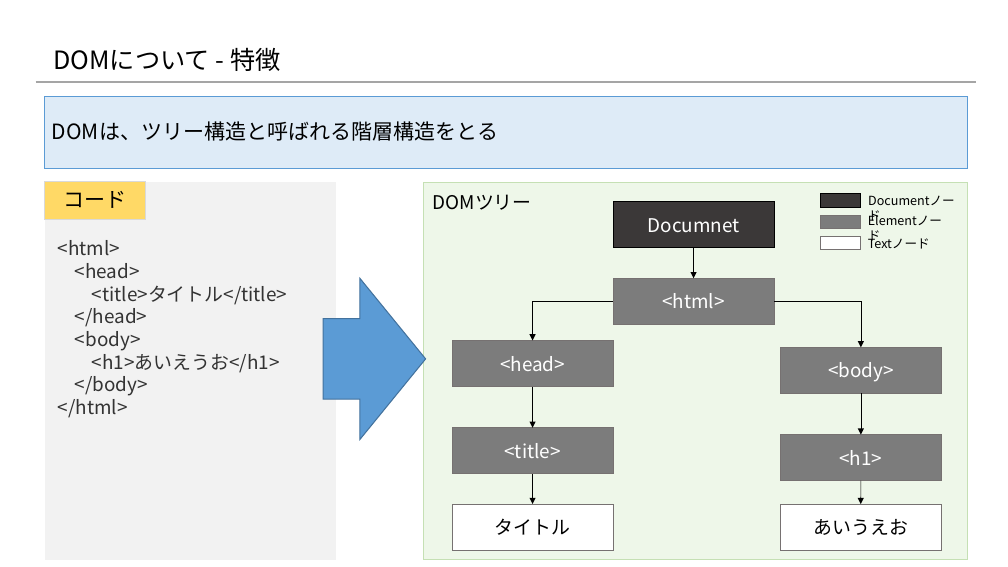
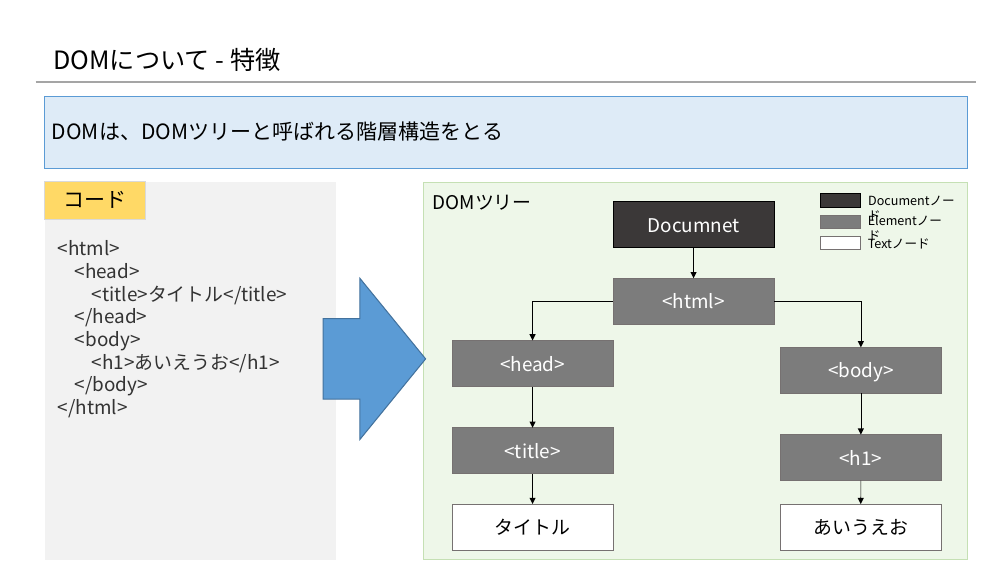
Before and after one commit to konnpeitoon/diary, a slide deck: slide 4 of doc/01_勉強会/01_勉強会資料/20180719_勉強会/02.資料/03_Reactの基礎知識 .pptx. Drawn at 1008x567 pixels with LibreOffice and Linux fonts; fonts in the diff are those of the drawing; background and template pictures are left out. Boxes give left, top, right and bottom in pixels: in the first picture for what was removed or moved away, otherwise in the second. Text is boxed around its words. In the diff, an @@ line names an element or a change of style, - is before the commit and + after.

```diff
--- a/doc/01_勉強会/01_勉強会資料/20180719_勉強会/02.資料/03_Reactの基礎知識 .pptx
+++ b/doc/01_勉強会/01_勉強会資料/20180719_勉強会/02.資料/03_Reactの基礎知識 .pptx
@@ text in rectangle at bbox=[52, 121, 504, 141]: text changed @@
-DOMは、ツリー構造と呼ばれる階層構造をとる
+DOMは、DOMツリーと呼ばれる階層構造をとる
```
Also in this commit, not shown: 4 other slides changed.
